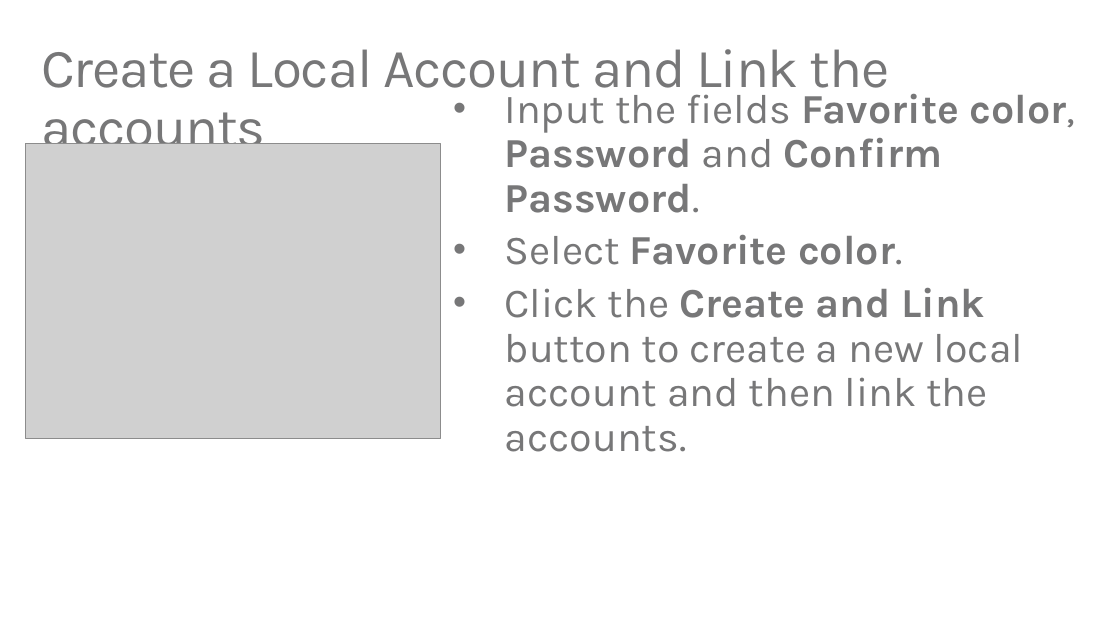
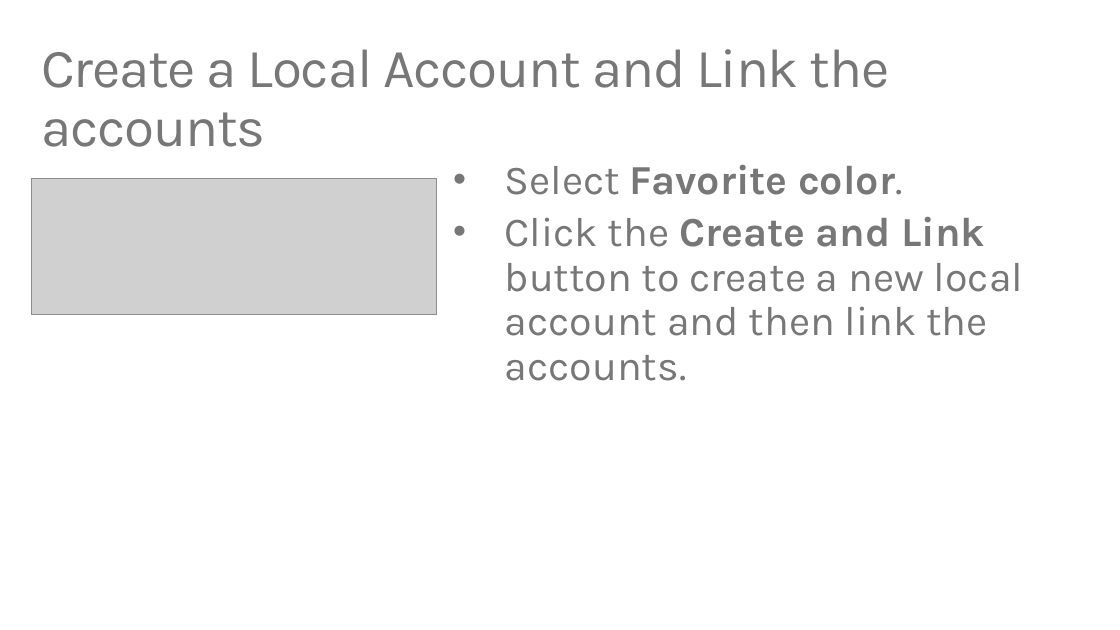
Before and after one commit to TylerLu/EDUGraphAPI-Angular, a slide deck: slide 29 of EDU GRAPH-API Demo Script.pptx (slide 27 before the commit). Drawn at 1120x630 pixels with LibreOffice and Linux fonts; fonts in the diff are those of the drawing; grey boxes stand for pictures. Boxes give left, top, right and bottom in pixels: in the first picture for what was removed or moved away, otherwise in the second. Text is boxed around its words. In the diff, an @@ line names an element or a change of style, - is before the commit and + after.

```diff
--- a/EDU GRAPH-API Demo Script.pptx
+++ b/EDU GRAPH-API Demo Script.pptx
@@ text at bbox=[505, 86, 1076, 213]: paragraph removed @@
-• Input the fields Favorite color, Password and Confirm Password.
@@ picture removed at bbox=[26, 143, 440, 438] @@
@@ picture added at bbox=[31, 178, 436, 315] @@
```
Also in this commit, not shown: 21 other slides changed, 3 slides added, 4 other files.
